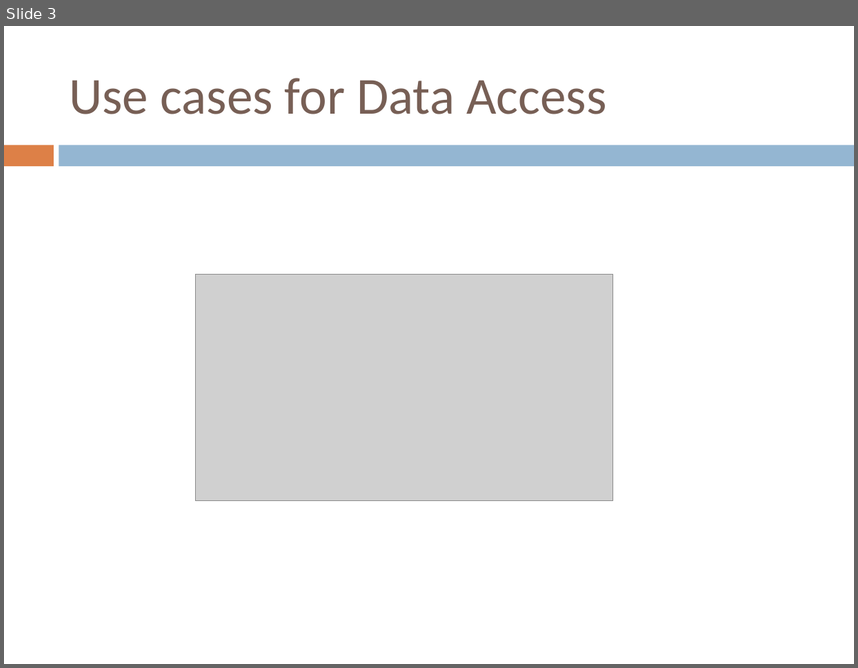
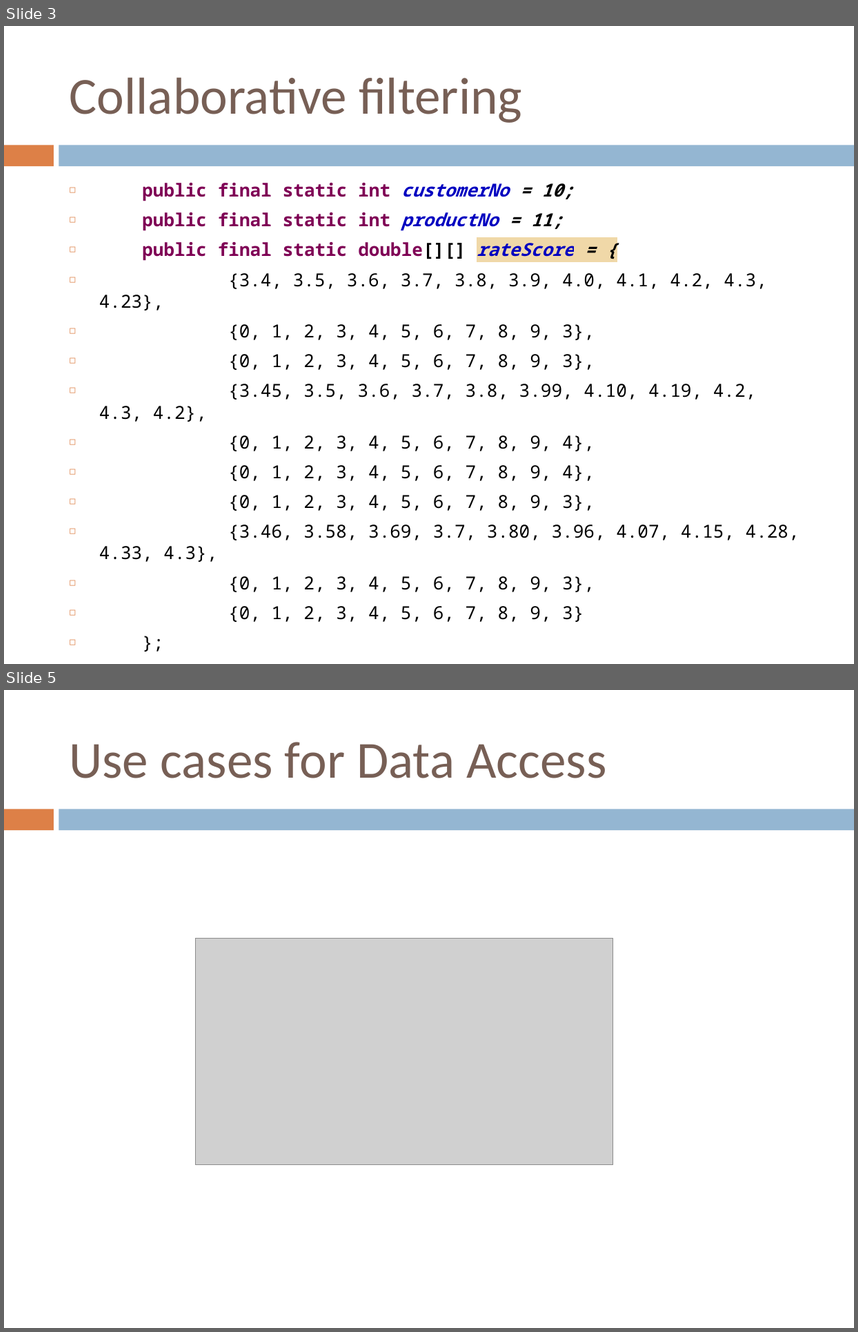
Before and after one commit to yangquan1982/ASD, a slide deck: Document/yuzhou.pptx. Shown one above the other, each under a label of ours: slide 3 before the commit, slides 3 and 5 after it; the slides between them are not shown. The pictures are 858x668 and 858x1332 pixels, drawn with LibreOffice and Linux fonts; fonts in the diff are those of the drawing; grey boxes stand for pictures. Boxes give left, top, right and bottom in pixels: in the first picture for what was removed or moved away, otherwise in the second. Text is boxed around its words. In the diff, an @@ line names an element or a change of style, - is before the commit and + after.

```diff
--- a/Document/yuzhou.pptx
+++ b/Document/yuzhou.pptx
@@ slide 3 added at (x1=4, y1=26, x2=854, y2=664), background #FFFFFF; not listed: 2 template elements that a slide beside it also shows @@
@@ title added at (x1=70, y1=77, x2=522, y2=123), 44 pt, text #775F55 @@
+Collaborative filtering
@@ text added at (x1=99, y1=183, x2=800, y2=592), 15.2 pt, text #000000 @@
+◻ public final static int customerNo = 10;
+◻ public final static int productNo = 11;
+◻ public final static double[][] rateScore = {
+◻ {3.4, 3.5, 3.6, 3.7, 3.8, 3.9, 4.0, 4.1, 4.2, 4.3, 4.23},
+◻ {0, 1, 2, 3, 4, 5, 6, 7, 8, 9, 3},
+◻ {0, 1, 2, 3, 4, 5, 6, 7, 8, 9, 3},
+◻ {3.45, 3.5, 3.6, 3.7, 3.8, 3.99, 4.10, 4.19, 4.2, 4.3, 4.2},
+◻ {0, 1, 2, 3, 4, 5, 6, 7, 8, 9, 4},
+◻ {0, 1, 2, 3, 4, 5, 6, 7, 8, 9, 4},
+◻ {0, 1, 2, 3, 4, 5, 6, 7, 8, 9, 3},
+◻ {3.46, 3.58, 3.69, 3.7, 3.80, 3.96, 4.07, 4.15, 4.28, 4.33, 4.3},
+◻ {0, 1, 2, 3, 4, 5, 6, 7, 8, 9, 3},
+◻ {0, 1, 2, 3, 4, 5, 6, 7, 8, 9, 3}
+◻ };
@@ what was slide 3 is now slide 5 @@
```
Also in this commit, not shown: 2 slides changed, 1 other slide added.
